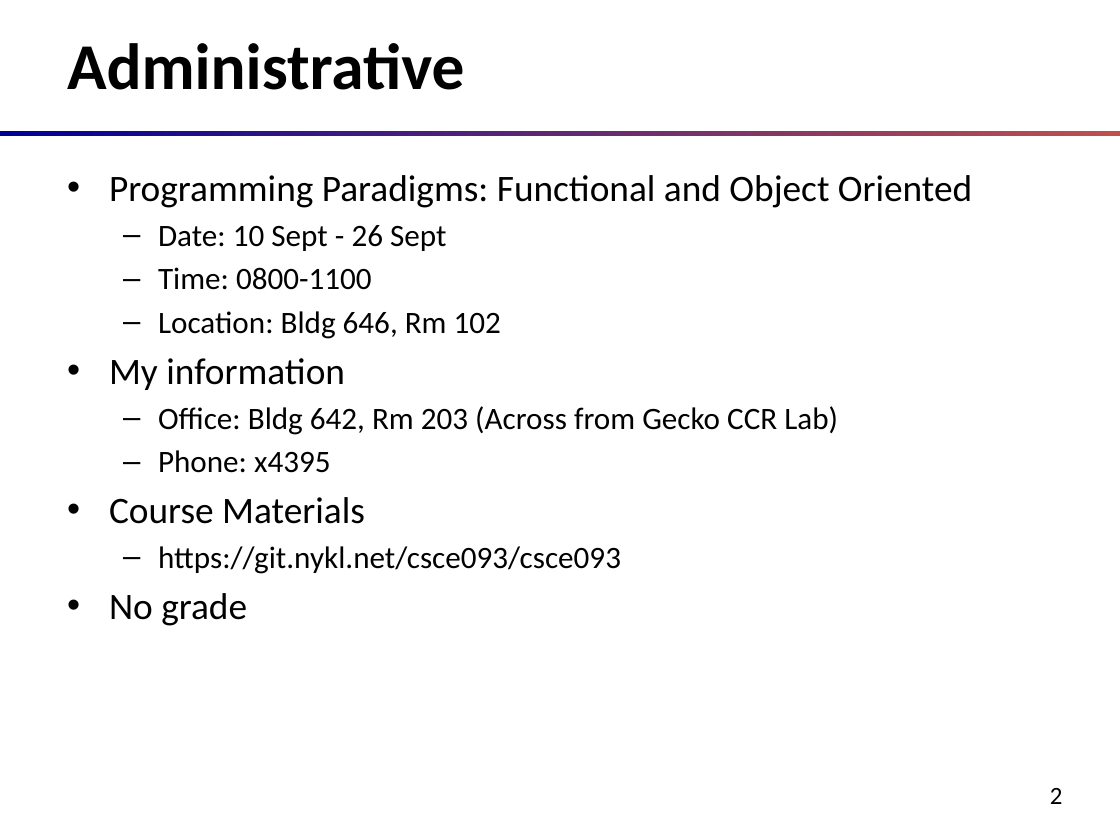
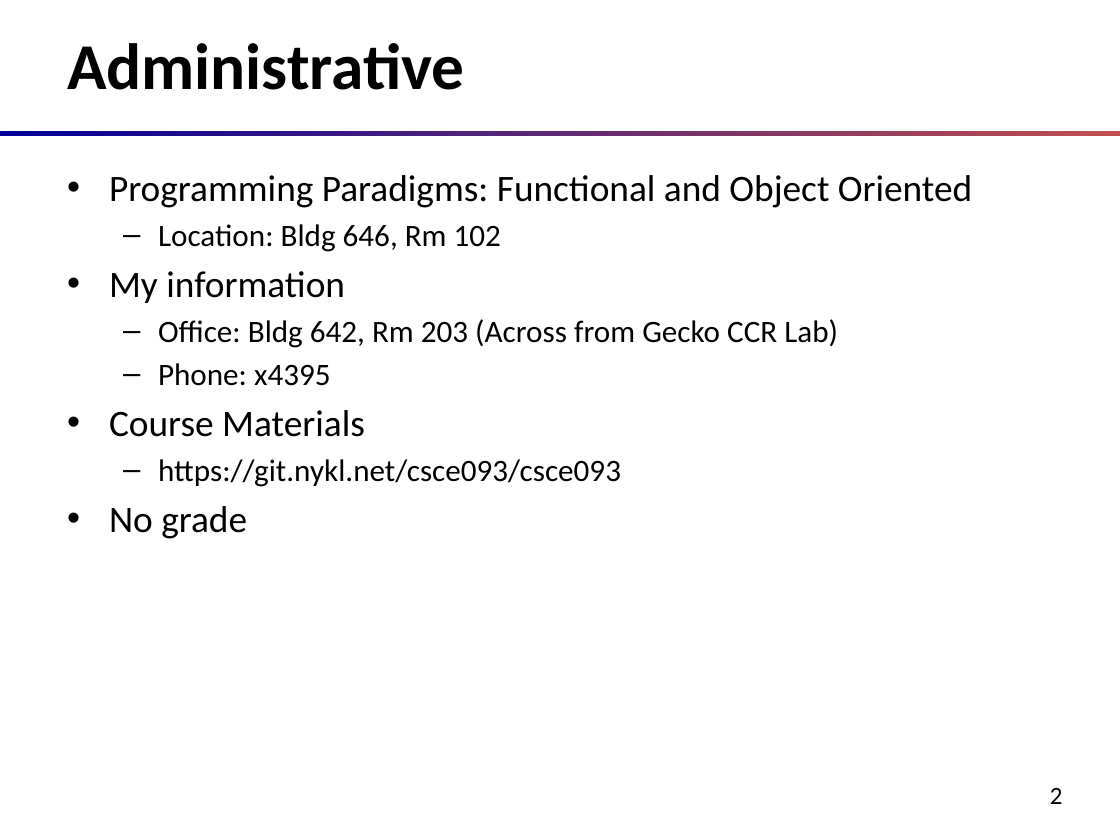
Before and after one commit to oxbot/battleship, a slide deck: slide 2 of slides/00-course-intro.pptx. Drawn at 1120x840 pixels with LibreOffice and Linux fonts; fonts in the diff are those of the drawing. Boxes give left, top, right and bottom in pixels: in the first picture for what was removed or moved away, otherwise in the second. Text is boxed around its words. In the diff, an @@ line names an element or a change of style, - is before the commit and + after.

Commit message:
o updated slides to remove time/date...

```diff
--- a/slides/00-course-intro.pptx
+++ b/slides/00-course-intro.pptx
@@ text at bbox=[158, 225, 446, 290]: paragraphs removed @@
-  – Date: 10 Sept - 26 Sept
-  – Time: 0800-1100
```
